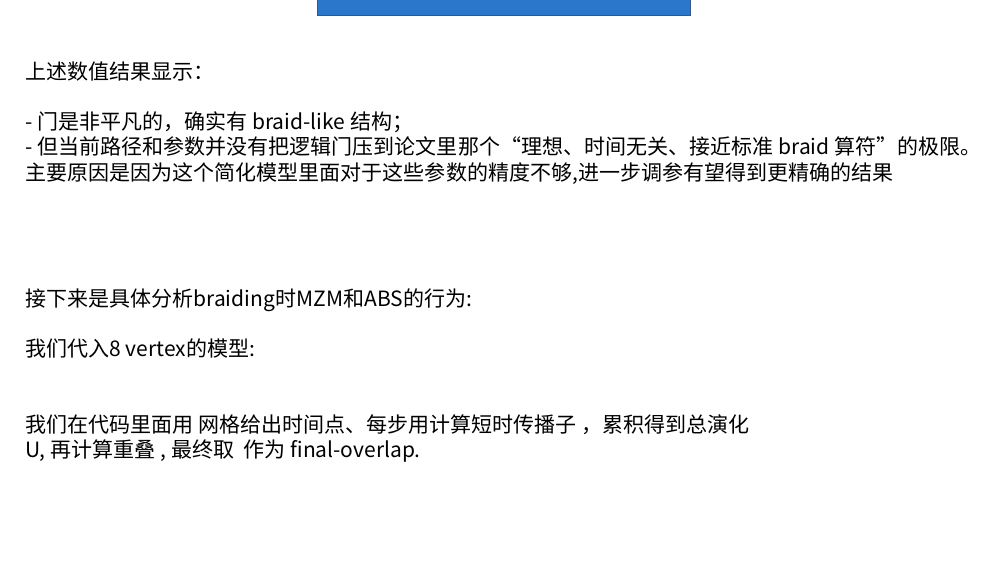
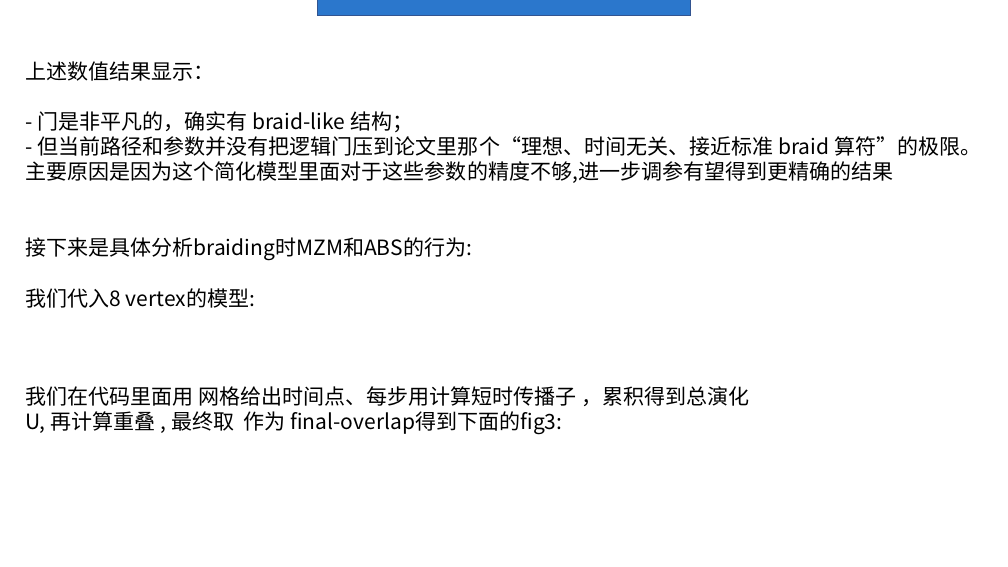
Before and after one commit to Asice-Cloud/quantummmm, a slide deck: slide 48 of y2.pptx (slide 37 before the commit). Drawn at 1008x567 pixels with LibreOffice and Linux fonts; fonts in the diff are those of the drawing. Boxes give left, top, right and bottom in pixels: in the first picture for what was removed or moved away, otherwise in the second. Text is boxed around its words. In the diff, an @@ line names an element or a change of style, - is before the commit and + after.

```diff
--- a/y2.pptx
+++ b/y2.pptx
@@ text at bbox=[25, 411, 562, 434]: text changed @@
-U, 再计算重叠 , 最终取 作为 final-overlap.
+U, 再计算重叠 , 最终取 作为 final-overlap得到下面的fig3:
```
Also in this commit, not shown: 7 other slides changed, 7 slides added, 1 slide removed, 49 other files.
